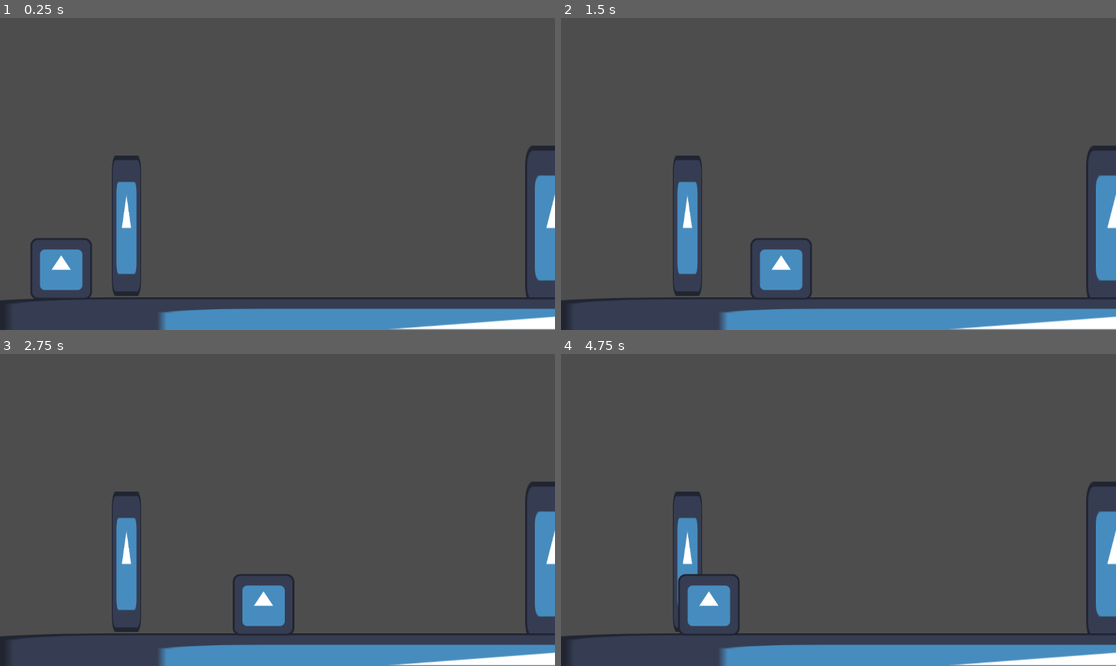
Above: before the commit, frames 1-4 (two rows, left to right).
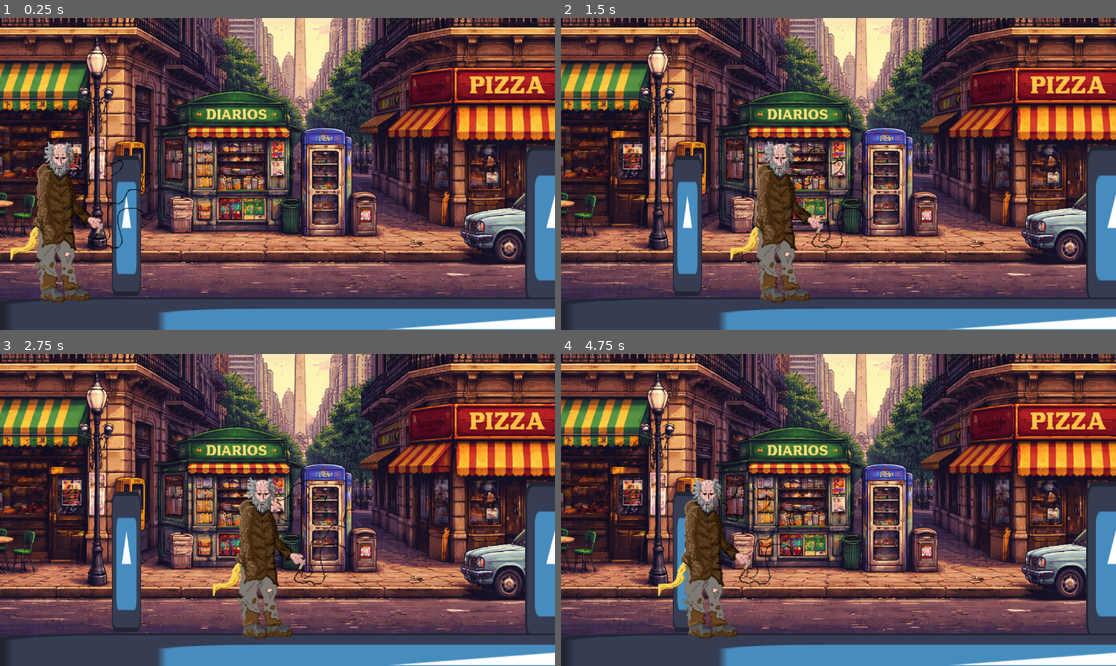
Above: after the commit, the same moments.

Repository: FrancisCuarto/GGJ_PJCT_Godot_Repository
Game: Godot game, scene res://main.tscn
The game is run twice, just before and just after one commit, with the same random seed, the same clock (stepped at 60 frames per second) and the same inputs. Before the commit the project has no main scene; this scene is started directly in both runs. The engine's default icon, where the game draws it, is replaced by a stand-in: a white triangle on a blue panel in a dark square.
Inputs:
- Up to frame 1 (0.25 s): no input
- Up to frame 2 (1.5 s): tap Enter at 0.5 s; hold D (right) 0.53-1.28 s; hold Left (left) from 1.28 s (still down)
- Up to frame 3 (2.75 s): release Left (left) at 2.03 s; hold D (right) from 2.03 s (still down)
- Up to frame 4 (4.75 s): release D (right) at 3.53 s; hold Left (left) from 3.53 s (still down)

The runs differ from the first frame. In frame 1, 80% of the frame differs, in the area x 0-100%, y 0-92%; in frame 2, 80%; in frame 3, 80%; in frame 4, 81%.

Commit message:
Texturas de prueba

Diff:
--- a/proyecto-ggj/main.tscn
+++ b/proyecto-ggj/main.tscn
@@ -1,10 +1,11 @@
-[gd_scene load_steps=8 format=3 uid="uid://bjw5kfexww2dl"]
+[gd_scene load_steps=9 format=3 uid="uid://bjw5kfexww2dl"]
 
 [ext_resource type="Texture2D" uid="uid://c805vcl6ha41o" path="res://icon.svg" id="1_0xm2m"]
 [ext_resource type="Script" uid="uid://b184pciuuwnv2" path="res://main.gd" id="1_h2yge"]
 [ext_resource type="PackedScene" uid="uid://cyju4a84tud8p" path="res://player.tscn" id="2_h2yge"]
 [ext_resource type="Script" uid="uid://cs3hs2pxnu23p" path="res://lado_izquierdo.gd" id="4_lquwl"]
 [ext_resource type="Script" uid="uid://de2iki58n2p6e" path="res://lado_derecho.gd" id="5_7mycd"]
+[ext_resource type="Texture2D" uid="uid://d5ou3xko6ak4" path="res://backgrounds/test_background_image.png" id="6_7mycd"]
 
 [sub_resource type="RectangleShape2D" id="RectangleShape2D_h2yge"]
 size = Vector2(1205, 494)
@@ -14,6 +15,16 @@
 
 [node name="Main" type="Node2D" groups=["Player"]]
 script = ExtResource("1_h2yge")
+
+[node name="background" type="Node2D" parent="."]
+
+[node name="TestBackgroundImage" type="Sprite2D" parent="background"]
+texture_repeat = 2
+position = Vector2(1574, 299)
+scale = Vector2(0.8047615, 0.8843924)
+texture = ExtResource("6_7mycd")
+region_enabled = true
+region_rect = Rect2(0, 0, 4017.4421, 1024)
 
 [node name="test_objects" type="Node2D" parent="."]
 
@@ -33,7 +44,7 @@
 texture = ExtResource("1_0xm2m")
 
 [node name="Player" parent="." groups=["Player"] instance=ExtResource("2_h2yge")]
-position = Vector2(154, 586)
+position = Vector2(154, 500)
 
 [node name="camaras" type="Node2D" parent="."]
 
--- a/proyecto-ggj/player.tscn
+++ b/proyecto-ggj/player.tscn
@@ -1,18 +1,20 @@
 [gd_scene load_steps=4 format=3 uid="uid://cyju4a84tud8p"]
 
 [ext_resource type="Script" uid="uid://1tmqyv1id2ox" path="res://player.gd" id="1_onrkg"]
-[ext_resource type="Texture2D" uid="uid://c805vcl6ha41o" path="res://icon.svg" id="2_i3pqv"]
+[ext_resource type="Texture2D" uid="uid://2dckux5r1c8g" path="res://Player/Trapito Grande Boceto.png" id="2_onrkg"]
 
-[sub_resource type="RectangleShape2D" id="RectangleShape2D_hqtel"]
-size = Vector2(118, 120)
+[sub_resource type="CapsuleShape2D" id="CapsuleShape2D_i3pqv"]
+radius = 26.0
+height = 210.0
 
 [node name="Player" type="CharacterBody2D"]
+scale = Vector2(1.5, 1.5)
 script = ExtResource("1_onrkg")
 speed = 10
 metadata/_edit_group_ = true
 
 [node name="Sprite2D" type="Sprite2D" parent="."]
-texture = ExtResource("2_i3pqv")
+texture = ExtResource("2_onrkg")
 
 [node name="CollisionShape2D" type="CollisionShape2D" parent="."]
-shape = SubResource("RectangleShape2D_hqtel")
+shape = SubResource("CapsuleShape2D_i3pqv")
--- a/proyecto-ggj/project.godot
+++ b/proyecto-ggj/project.godot
@@ -11,6 +11,7 @@
 [application]
 
 config/name="proyecto_ggj"
+run/main_scene="uid://bjw5kfexww2dl"
 config/features=PackedStringArray("4.5", "Forward Plus")
 config/icon="res://icon.svg"
 
Binary file added: proyecto-ggj/Player/Trapito Grande Boceto.png
Not shown, added: proyecto-ggj/Player/Trapito Grande Boceto.png.import
Binary file added: proyecto-ggj/backgrounds/test_background_image.png
Not shown, added: proyecto-ggj/backgrounds/test_background_image.png.import
